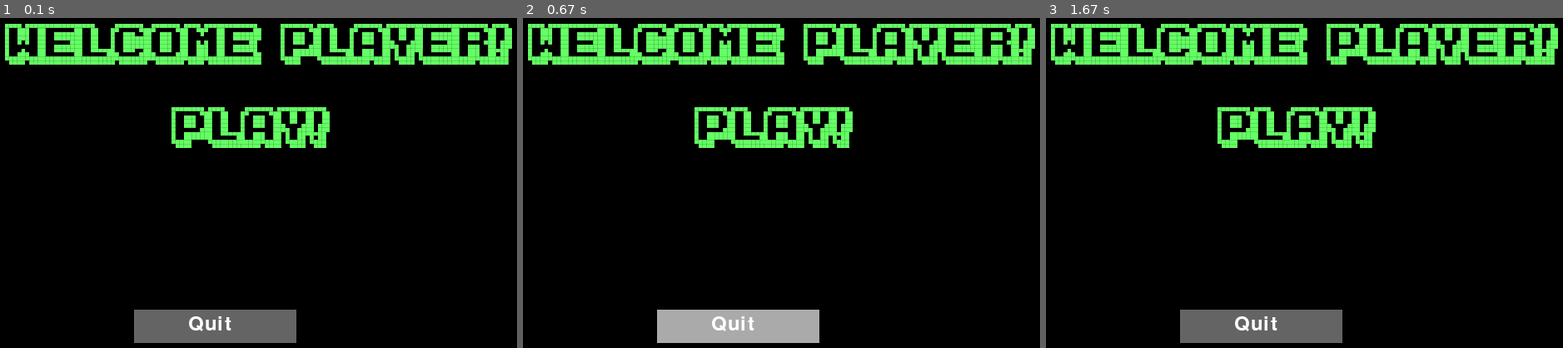
Above: before the commit, frames 1-3 (left to right).
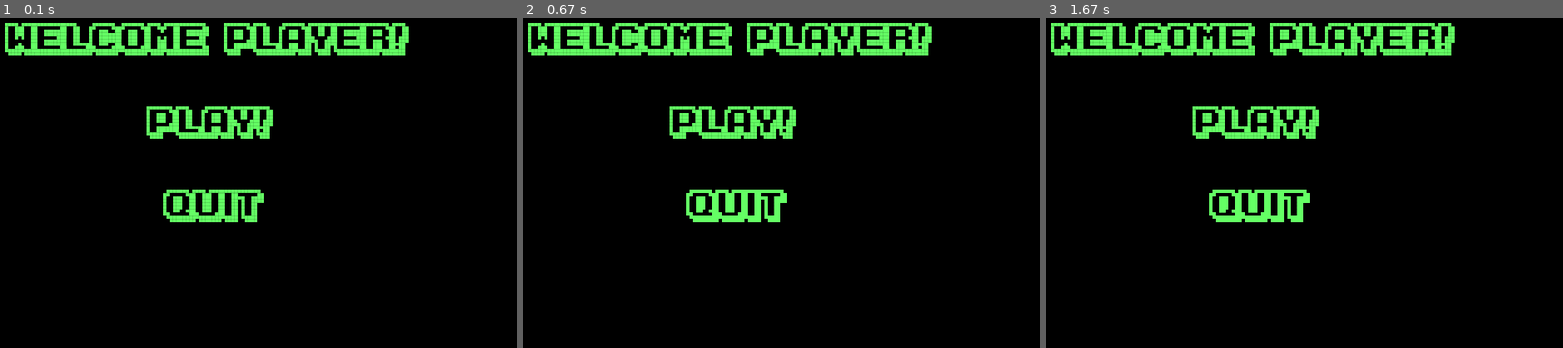
Above: after the commit, the same moments.

Repository: unmostal/pygameproj
Game: pygame game, started from main.py
Two runs of this game, one before a commit and one after it. Both use one fixed random seed, a clock stepped at 60 frames per second and the inputs below.
Inputs (mouse positions are in pixels of both pictures, inside the frame that each line leads up to):
- Up to frame 1 (0.1 s): no input
- Up to frame 2 (0.67 s): click "Quit" at 0.38 s
- Up to frame 3 (1.67 s): click (1263, 222) at 0.95 s

The runs differ from the first frame. In frame 1, 16% of the frame differs, in the area x 0-100%, y 1-99%; in frame 2, 16%; in frame 3, 16%.

Commit message:
start page

Diff:
--- a/main.py
+++ b/main.py
@@ -1,37 +1,33 @@
 import pygame
 
-
-def draw_play_button(screen):
-    font = pygame.font.Font('ka1.ttf', 50)
-    text = font.render("Play!", True, (100, 255, 100))
-    text_x = 400
-    text_y = 250
-    screen.blit(text, (text_x, text_y))
-
-
 def draw_greetings(screen):
-    screen.fill((0, 0, 0))
-    font = pygame.font.Font('ka1.ttf', 50)
+    font = pygame.font.Font('ka1.ttf', 40)
     text = font.render("Welcome, player!", True, (100, 255, 100))
     text_x = 200
     text_y = 150
     screen.blit(text, (text_x, text_y))
 
+def draw_play_button(screen):
+    font = pygame.font.Font('ka1.ttf', 40)
+    text = font.render("Play!", True, (100, 255, 100))
+    text_x = 370
+    text_y = 250
+    screen.blit(text, (text_x, text_y))
+
 
 def make_button_quit_d(screen):
-    color_dark = (100, 100, 100)
-    pygame.draw.rect(screen, color_dark, [width - 545, height - 200, 195, 40])
+    font = pygame.font.Font('ka1.ttf', 40)
+    text = font.render("Quit", True, (100, 255, 100))
+    text_x = 390
+    text_y = 350
+    screen.blit(text, (text_x, text_y))
 
 
-def make_button_quit_l(screen):
-    color_light = (170, 170, 170)
-    pygame.draw.rect(screen, color_light, [width - 545, height - 200, 195, 40])
 
 
 if __name__ == '__main__':
     pygame.init()
     smallfont = pygame.font.SysFont('ka1.ttf', 35)
-    text_quit = smallfont.render('Quit', True, (255, 255, 255))
     size = width, height = 900, 700
     screen = pygame.display.set_mode(size)
     draw_greetings(screen)
@@ -46,10 +42,9 @@
                 if width - 480 <= mouse[0] <= width - 480 + 140 and height - 195 <= mouse[1] <= height - 195 + 40:
                     pygame.quit()
         mouse = pygame.mouse.get_pos()
-        if width - 480 <= mouse[0] <= width - 480 + 140 and height - 195 <= mouse[1] <= height - 195 + 40:
-            make_button_quit_l(screen)
-        else:
-            make_button_quit_d(screen)
-        screen.blit(text_quit, (width - 480, height - 195))
+        # if width - 480 <= mouse[0] <= width - 480 + 140 and height - 195 <= mouse[1] <= height - 195 + 40:
+        #     make_button_quit_l(screen)
+        # else:
+        make_button_quit_d(screen)
         pygame.display.update()
     pygame.quit()
